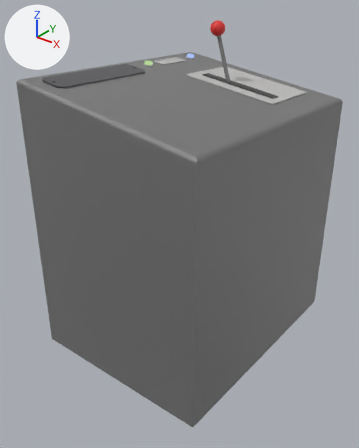
Two versions of the Blender file 3d-models/timeMachine.blend, one commit apart.
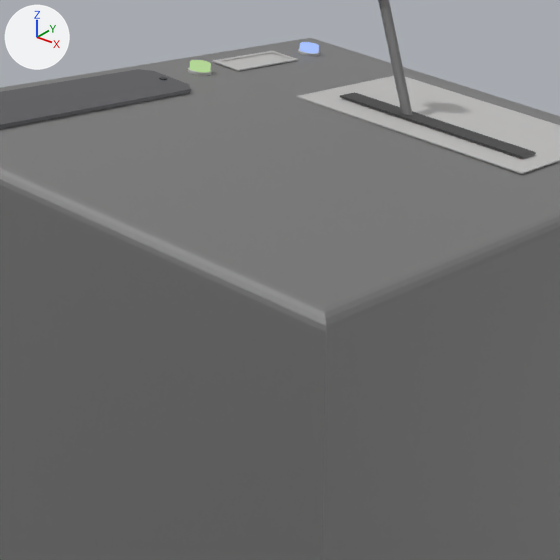
Old and new are each drawn whole from a camera (50 mm lens) standing at (2.98, -4.13, 3.64) and looking at (0.03, -0.44, 1.36) and again close up on the part from 20% to 80% of the width and 8% to 56% of the height. The lights are fixed; the arrows at upper left show +X, +Y and +Z.

Objects in the first close-up: 'baseShift', 'displayCurrentTime', 'machine', 'metalBadge', 'stick', 'track'.
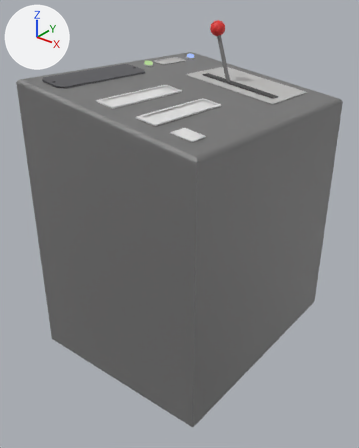
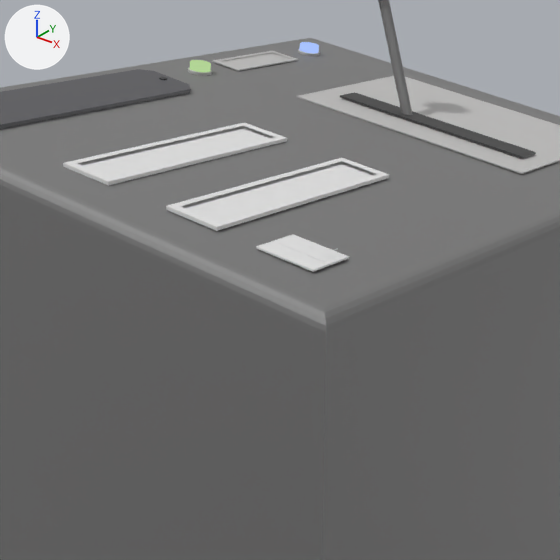
What the commit changed:
Mesh me_cube_006 is new.
It has 1864 vertices, 466 faces and spans x -0.102..0.102, y -0.449..0.449, z -0.003..0.009.
Mesh me_track is new.
It has 16 vertices, 12 faces and spans x -0.112..0.112, y -0.112..0.112, z -0.112..0.175.
Object 'dateDisplay' (ob_datedisplay) is new; it shows me_cube_006.
Its location is (0.383, -0.857, 2.669).
Its rotation in degrees is (0, 8.9, 0).
Object 'placeDisplay' (ob_placedisplay) is new; it shows a copy of me_cube_006.
Its location is (-0.063, -0.857, 2.739).
Its rotation in degrees is (0, 8.9, 0).
Object 'dayControl' (ob_daycontrol) is new; it shows me_track.
Its location is (0.74, -1.222, 2.611).
Its rotation in degrees is (0, 8.7, 0).
Its scale is (0.934, 0.77, 0.0263).

Location of each change, [x1, y1, x2, y2] in pixels of the close-ups (560 x 560 px):
'dateDisplay', added
    after: [166, 158, 389, 231]
'placeDisplay', added
    after: [63, 123, 287, 186]
'dayControl', added
    after: [256, 234, 349, 272]
